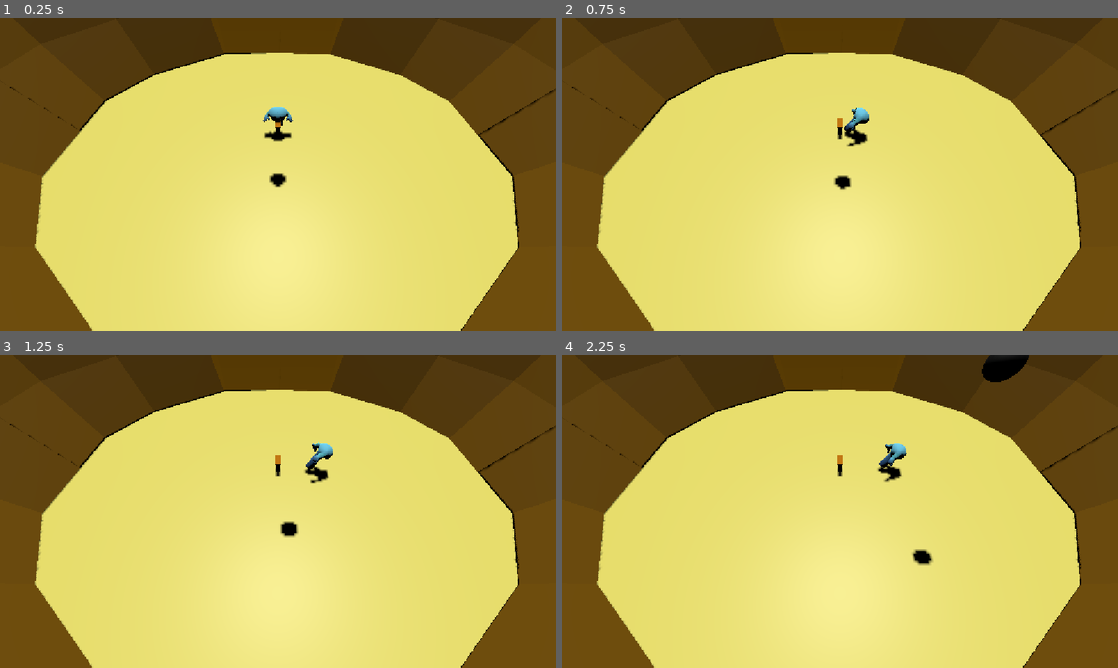
Above: before the commit, frames 1-4 (two rows, left to right).
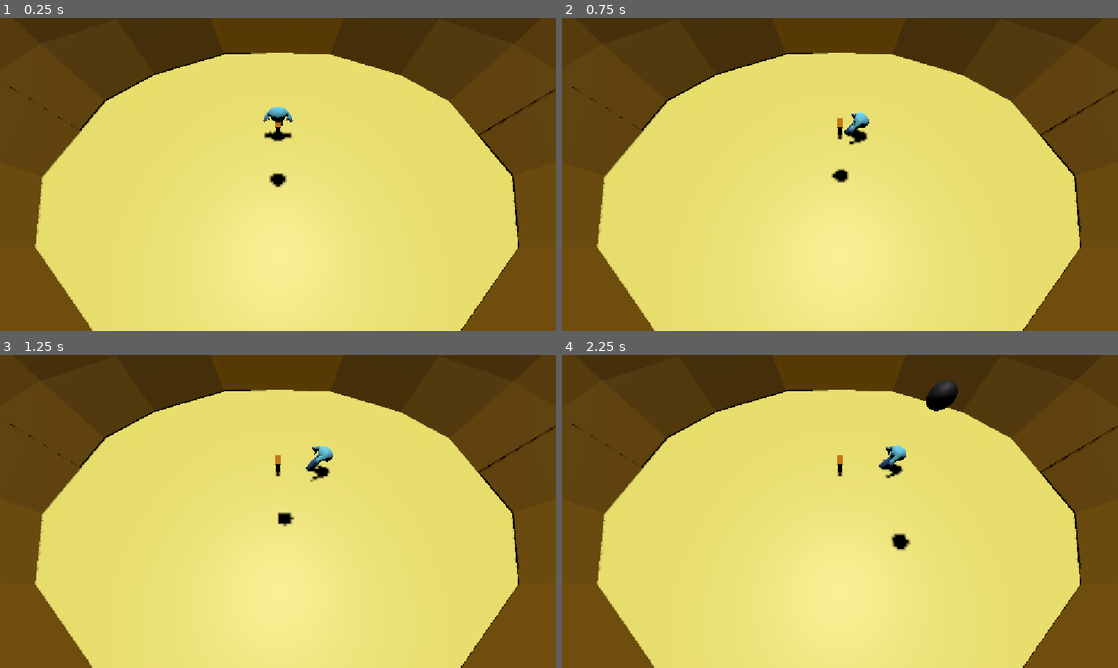
Above: after the commit, the same moments.

Repository: wildevi26250-tech/tcob
Game: Godot game, scene res://tcob/Main.tscn
Two runs of this game, one before a commit and one after it. Both use one fixed random seed, a clock stepped at 60 frames per second and the inputs below.
Inputs (mouse positions are in pixels of both pictures, inside the frame that each line leads up to):
- Up to frame 1 (0.25 s): no input
- Up to frame 2 (0.75 s): tap Enter at 0.5 s; move the mouse to (962, 158) at 0.52 s; hold D (right) from 0.53 s (still down); tap X (Sheild) at 0.6 s; click (962, 158) at 0.67 s
- Up to frame 3 (1.25 s): keep holding D (right)
- Up to frame 4 (2.25 s): release D (right) at 1.25 s; drag from (728, 527) to (812, 574) at 1.27 s; move the mouse to (895, 442) at 2.02 s; hold D (right) from 2.03 s (still down); tap X (Sheild) at 2.1 s

Frame 1 is identical in both runs. In frame 2, 0.5% of the frame differs, in the area x 48-56%, y 28-55%; in frame 3, 0.6%; in frame 4, 1.6%, in the area x 56-84%, y 0-68%.

Commit message:
fixed collisons in colloseum

Diff:
--- a/colosseum.tscn
+++ b/colosseum.tscn
@@ -148,7 +148,7 @@
 shape = SubResource("BoxShape3D_kykt3")
 
 [node name="CollisionShape3D" type="CollisionShape3D" parent="StaticBody3D2" unique_id=1081577159]
-transform = Transform3D(1, 0, 0, 0, 1, 0, 0, 0, 1, 0, -0.26501656, 0)
+transform = Transform3D(1, 0, 0, 0, 1, 0, 0, 0, 1, 0, -0.45723534, 0)
 shape = SubResource("BoxShape3D_kne1u")
 
 [node name="Pad" parent="." unique_id=972956060 instance=ExtResource("2_jy3mr")]
